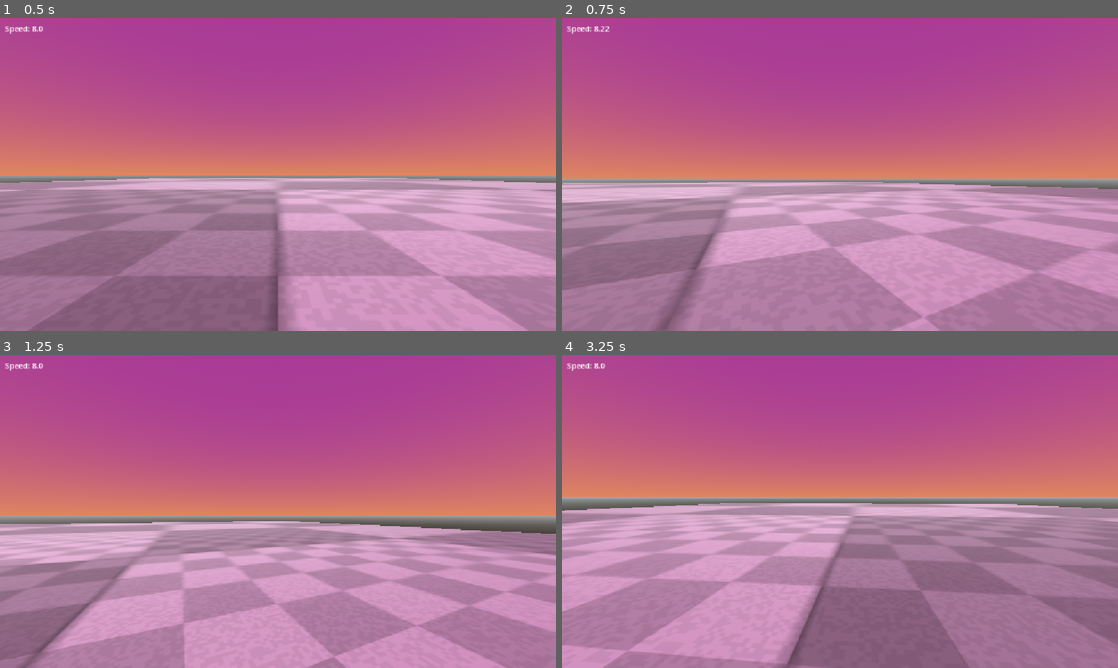
Above: before the commit, frames 1-4 (two rows, left to right).
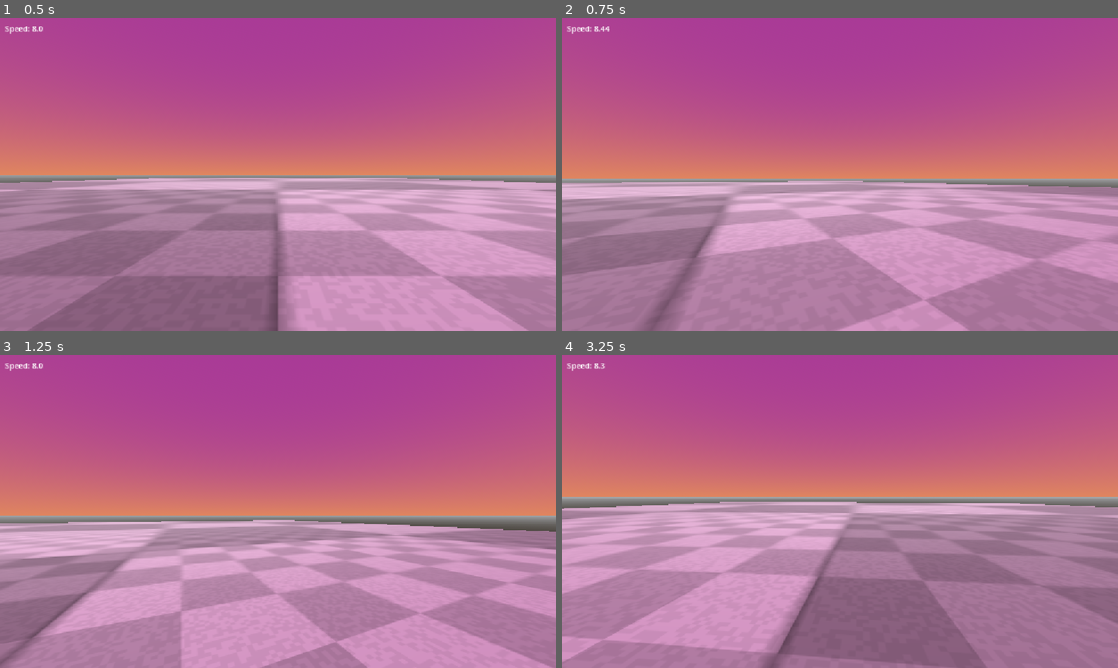
Above: after the commit, the same moments.

Repository: Emerald6468/SeniorGame
Game: Godot game, scene res://Scenes/Testing/ZanderTests/BasicMovementTest.tscn
Same seed, same stepped clock (60 frames per second), same inputs: the game is played once before the commit and once after it.
Inputs (mouse positions are in pixels of both pictures, inside the frame that each line leads up to):
- Up to frame 1 (0.5 s): no input
- Up to frame 2 (0.75 s): tap Enter at 0.5 s; move the mouse to (867, 174) at 0.52 s; hold W (Forward) from 0.53 s (still down); hold Shift (Slide) from 0.53 s (still down)
- Up to frame 3 (1.25 s): keep holding W (Forward); keep holding Shift (Slide); tap Space (Jump) at 0.77, 0.8, 1.07 s
- Up to frame 4 (3.25 s): keep holding W (Forward); move the mouse to (812, 511) at 1.27 s; release Shift (Slide) at 1.28 s; tap Space (Jump) at 1.35, 1.52, 1.82, 2.3, 3.02 s; tap Shift (Slide) at 1.55, 2.85 s; move the mouse to (851, 505) at 2.02 s; hold Shift (Slide) 2.03-2.78 s; move the mouse to (834, 517) at 2.77 s

Frame 1 is identical in both runs. In frame 2, 10% of the frame differs, in the area x 0-100%, y 2-100%; in frame 3, 14%, in the area x 0-100%, y 52-100%; in frame 4, 12%.

Commit message:
almost done slide trust its just broken now but trust

Diff:
--- a/senior-project/Scenes/Prefabs/player.tscn
+++ b/senior-project/Scenes/Prefabs/player.tscn
@@ -5,6 +5,12 @@
 [ext_resource type="AudioStream" uid="uid://bhhg8qfhgqspk" path="res://Assets/Audio/SFX/JumpLand.wav" id="3_cb7df"]
 [ext_resource type="PackedScene" uid="uid://o27u5krdqb62" path="res://Scenes/UI/UI.tscn" id="3_v1l4e"]
 [ext_resource type="AudioStream" uid="uid://dwujkuabp5ysk" path="res://Assets/Audio/SFX/Jump.wav" id="4_v34u6"]
+[ext_resource type="AudioStream" uid="uid://c6hbuyu8cokal" path="res://Assets/Audio/SFX/SFX_air_woosh(1).wav" id="5_v34u6"]
+
+[sub_resource type="Curve" id="Curve_fdt7q"]
+_limits = [-9.0, 5.0, 0.0, 2.0]
+_data = [Vector2(0, 0), 0.0, -1.3483144, 0, 0, Vector2(0.5, 5), 0.0, 0.0, 0, 0, Vector2(2, -0.134), 0.0, 0.0, 0, 0]
+point_count = 3
 
 [sub_resource type="CapsuleShape3D" id="CapsuleShape3D_bhunq"]
 
@@ -12,6 +18,7 @@
 
 [node name="Player" type="CharacterBody3D" unique_id=469422006]
 script = ExtResource("1_sm2rp")
+slide_curve = SubResource("Curve_fdt7q")
 
 [node name="CollisionShape3D" type="CollisionShape3D" parent="." unique_id=1083743219]
 shape = SubResource("CapsuleShape3D_bhunq")
@@ -37,4 +44,8 @@
 stream = ExtResource("3_cb7df")
 volume_db = -5.0
 
+[node name="Slide" type="AudioStreamPlayer" parent="." unique_id=1112154175]
+stream = ExtResource("5_v34u6")
+volume_db = 5.0
+
 [node name="Ui" parent="." unique_id=753733901 instance=ExtResource("3_v1l4e")]
--- a/senior-project/Scripts/player.gd
+++ b/senior-project/Scripts/player.gd
@@ -6,9 +6,9 @@
 
 #Flexible Speed
 var cur_speed
-var max_speed = 26.0
-var accel = 0.02
-var deccel = .5
+var max_speed = 20.0
+var accel = 0.04
+var deccel = .25
 
 #Coyote time
 var was_on_ground = false
@@ -17,10 +17,20 @@
 var c_time = .5
 
 #Crouch/Slide
+@export var slide_curve:Curve
 var slide_deccel = .03
 var slide_threshold = 12.0
 var is_sliding = false
 var is_crouching = false
+var slide_start = false
+var set_speed:float
+var curve_x = 0.0
+
+var head_level:float
+var crouch_level:float
+var slide_level:float
+var crouch_diff = .25
+var slide_diff = .45
 
 
 #Camera
@@ -37,9 +47,13 @@
 @onready var running: AudioStreamPlayer = $Running
 @onready var jump: AudioStreamPlayer = $Jump
 @onready var jump_land: AudioStreamPlayer = $JumpLand
+@onready var slide: AudioStreamPlayer = $Slide
 
 func _ready() -> void:
 	cur_speed = SPEED
+	head_level = $Head.position.y
+	crouch_level = head_level - crouch_diff
+	slide_level = head_level - slide_diff
 
 func _headbob(time) -> Vector3:
 	var pos = Vector3.ZERO
@@ -51,6 +65,18 @@
 		c_start = true
 		await get_tree().create_timer(c_time).timeout
 		coyote_time_available = false
+
+func slide_lerp():
+	if slide_start:
+		slide_start = false
+	if cur_speed < set_speed +5.0:
+		print("rise")
+		cur_speed = slide_curve.sample(curve_x)
+	if cur_speed >= slide_threshold:
+		print("slow")
+		cur_speed = slide_curve.sample(curve_x)
+	if slide_curve.max_domain > curve_x: curve_x += .1
+	print("done")
 
 
 func _physics_process(delta: float) -> void:
@@ -80,7 +106,7 @@
 		coyote_time_available = false
 		jump.play()
 		velocity.y = JUMP_VELOCITY
-	print(str(coyote_time_available))
+	#print(str(coyote_time_available))
 #endregion
 
 	# Get the input direction and handle the movement/deceleration.
@@ -94,13 +120,26 @@
 		if is_on_floor():
 			if !running.playing:running.play()
 			if !is_crouching and !is_sliding: cur_speed = move_toward(cur_speed,max_speed,accel)
-			if Input.is_action_just_pressed("Slide"):
+			if Input.is_action_pressed("Slide"):
 				if cur_speed >= slide_threshold: is_sliding = true
 				else: is_crouching = true
+			if Input.is_action_just_pressed("Slide"):
+				slide_start = true
 			else: is_sliding = false;is_crouching = false
-
+			if is_sliding:
+				print("slide")
+				slide_lerp()
+				$Head.position.y = move_toward(slide_level,.02,$Head.position.y)
+				if !slide.playing: slide.play()
+			elif is_crouching:
+				slide.stop()
+				$Head.position.y = move_toward(crouch_level,.05,$Head.position.y)
+			else:
+				$Head.position.y = move_toward(head_level,.2,$Head.position.y)
+				slide.stop()
 	else:
 		running.stop()
+		slide.stop()
 		cur_speed = move_toward(cur_speed,SPEED,deccel)
 		velocity.x = move_toward(velocity.x, 0, cur_speed)
 		velocity.z = move_toward(velocity.z, 0, cur_speed)
@@ -109,7 +148,8 @@
 		running.stop()
 
 	#Head bob
-	t_bob += delta * velocity.length() * float(is_on_floor())
+	print(str(float(!is_sliding)))
+	t_bob += delta * velocity.length() * float(is_on_floor()) * float(!is_sliding)
 	camera.transform.origin = _headbob(t_bob)
 
 	move_and_slide()
Not shown, added: senior-project/Assets/Audio/SFX/SFX_air_woosh(1).wav.import
Not shown, added: senior-project/Assets/Audio/SFX/SFX_air_woosh(1).wav
